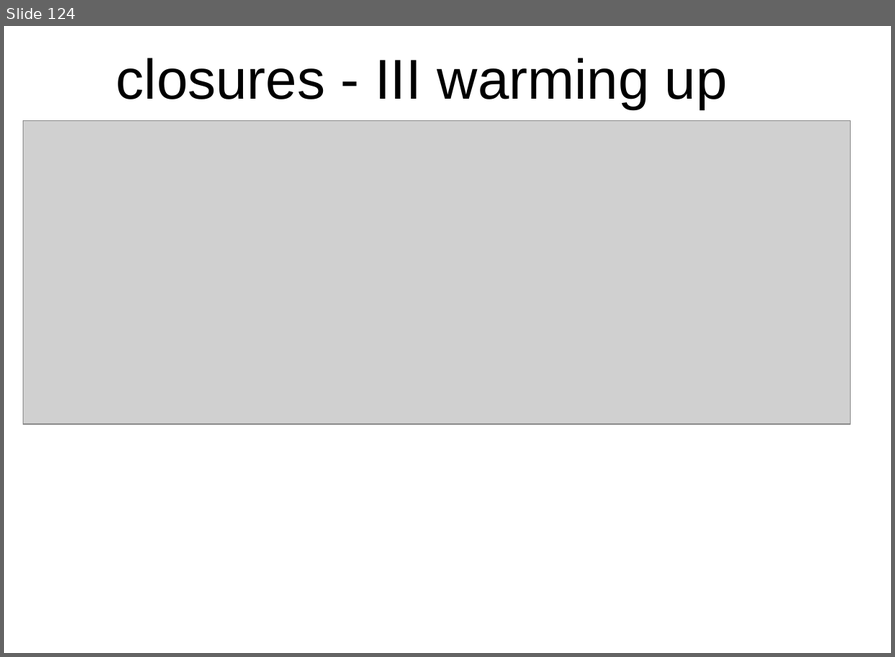
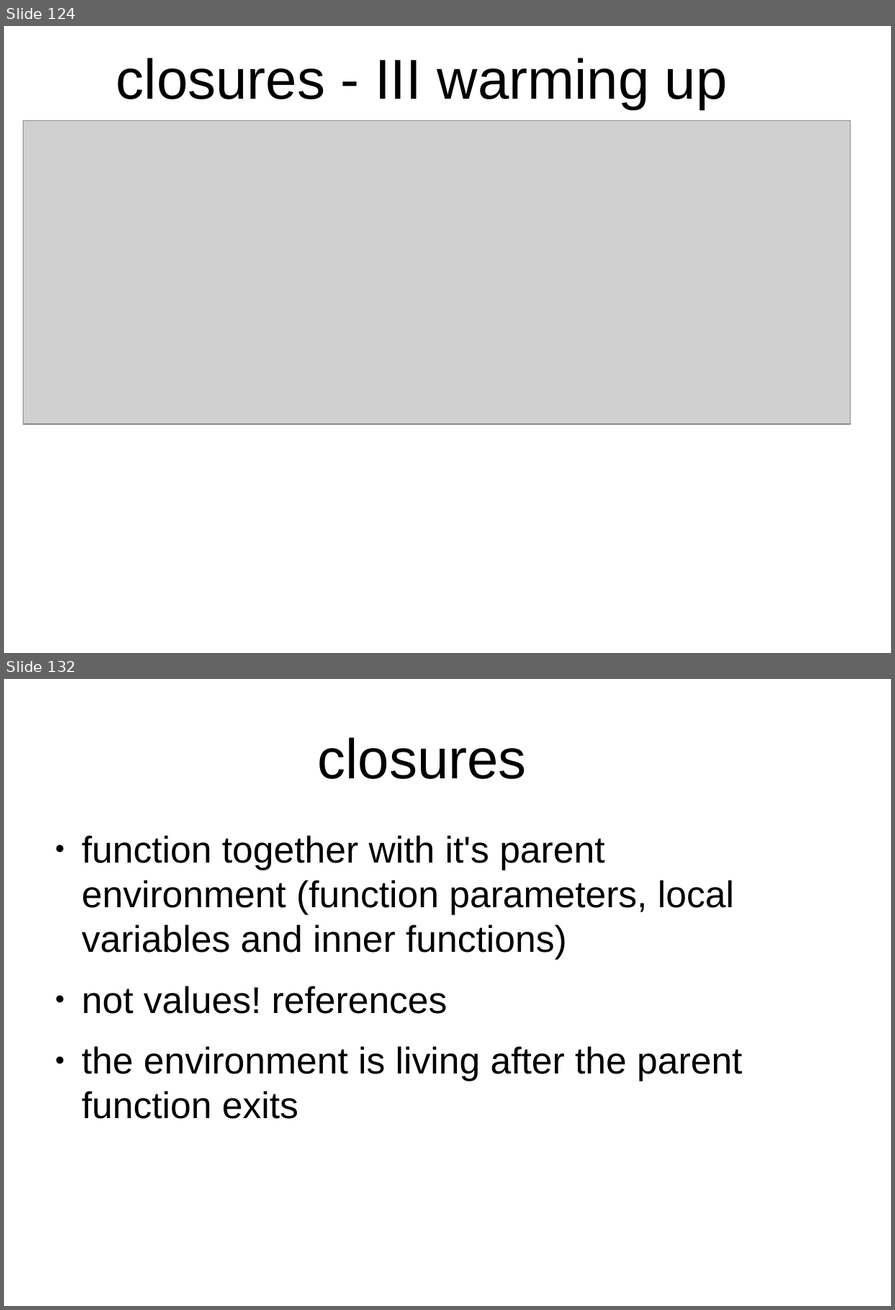
Before and after one commit to peterborkuti/other, a slide deck: JavaScriptBasics/jsbasics-slide.odp. Shown one above the other, each under a label of ours: slide 124 before the commit, slides 124 and 132 after it; the slides between them are not shown. The pictures are 895x657 and 895x1310 pixels, drawn with LibreOffice and Linux fonts; fonts in the diff are those of the drawing; grey boxes stand for pictures; background and template pictures are left out. Boxes give left, top, right and bottom in pixels: in the first picture for what was removed or moved away, otherwise in the second. Text is boxed around its words. In the diff, an @@ line names an element or a change of style, - is before the commit and + after.

```diff
--- a/JavaScriptBasics/jsbasics-slide.odp
+++ b/JavaScriptBasics/jsbasics-slide.odp
@@ slide 132 added at (4, 679, 891, 1306), background #FFFFFF @@
@@ title added at (317, 737, 526, 779), 53.3 pt, text #000000 @@
+closures
@@ text added at (82, 835, 742, 1119), 35.3 pt, text #000000 @@
+● function together with it's parent environment (function parameters, local variables and inner functions)
+● not values! references
+● the environment is living after the parent function exits
```
Also in this commit, not shown: 19 other slides added, 1 slide removed, 1 other file.
